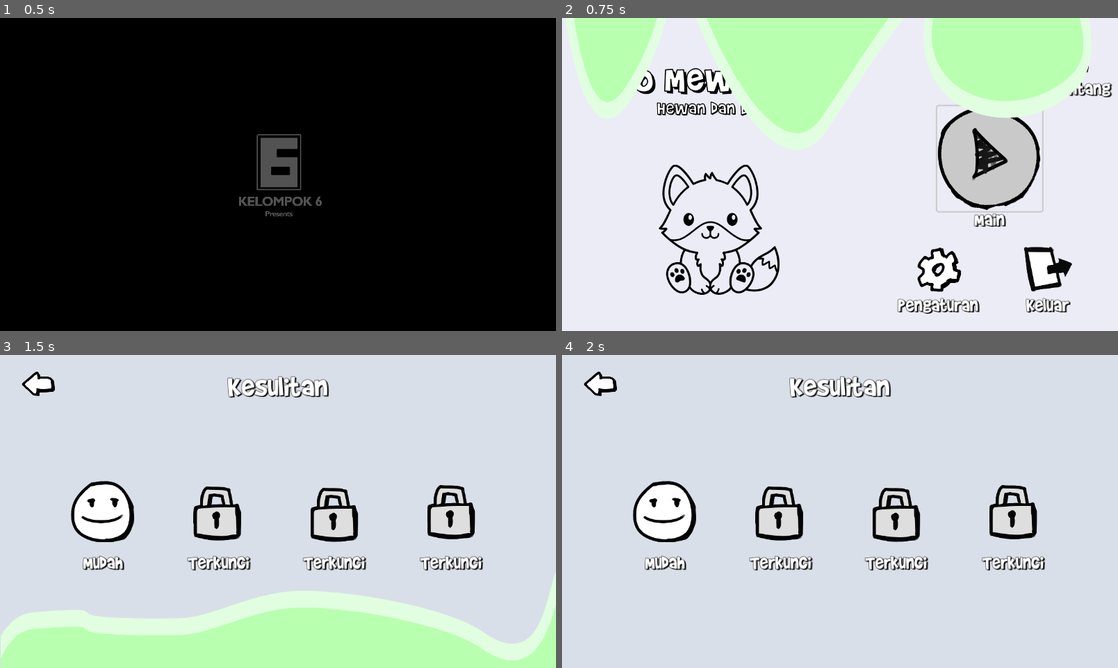
Above: before the commit, frames 1-4 (two rows, left to right).
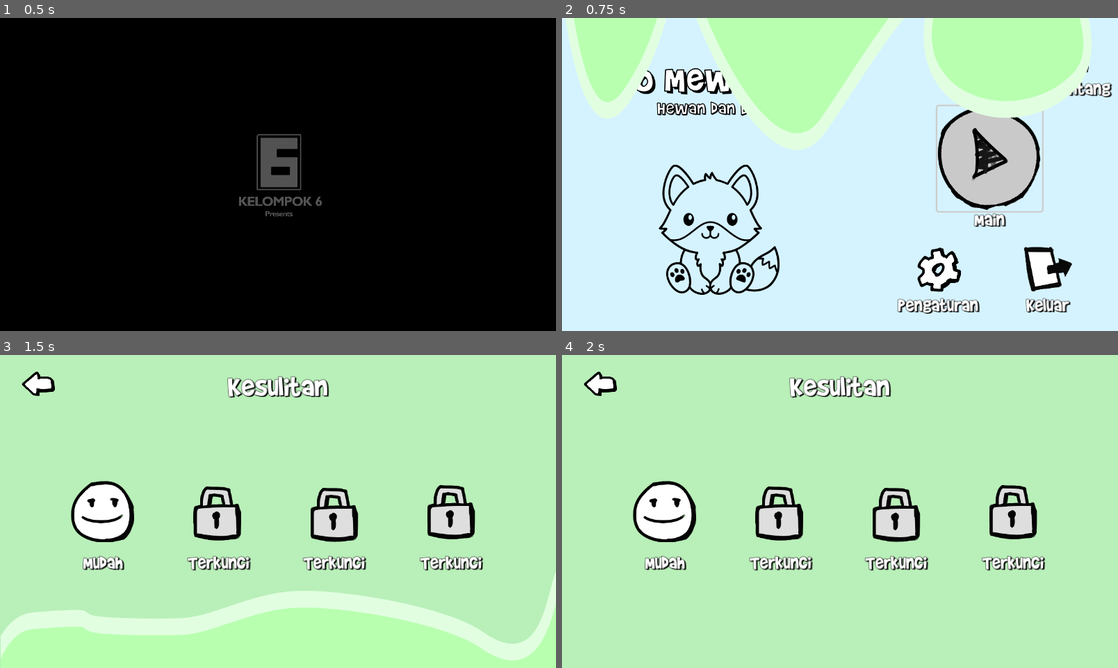
Above: after the commit, the same moments.

Repository: mziyadrahmani/Project-Tekmed-Kelompok-6
Game: Godot game, scene res://Mainmenu/splash.tscn
Two runs of this game, one before a commit and one after it. Both use one fixed random seed, a clock stepped at 60 frames per second and the inputs below. Sound files missing from this copy of the repository are replaced by a short silence.
Inputs (mouse positions are in pixels of both pictures, inside the frame that each line leads up to):
- Up to frame 1 (0.5 s): no input
- Up to frame 2 (0.75 s): tap Enter at 0.5 s; move the mouse to (962, 158) at 0.52 s; click (962, 158) at 0.67 s
- Up to frame 3 (1.5 s): click (428, 495) at 1.27 s
- Up to frame 4 (2 s): no input

Frame 1 is identical in both runs. In frame 3, 74% of the frame differs, in the area x 0-100%, y 0-100%; in frame 4, 92%.

Commit message:
added audio

Diff:
--- a/Mainmenu/Kesulitan/Kesulitan.tscn
+++ b/Mainmenu/Kesulitan/Kesulitan.tscn
@@ -22,7 +22,7 @@
 offset_top = -191.0
 offset_right = 1994.0
 offset_bottom = 911.0
-color = Color(0.85098, 0.87451, 0.909804, 1)
+color = Color(0.72549, 0.937255, 0.72549, 1)
 
 [node name="Label" type="Label" parent="."]
 layout_mode = 1
@@ -76,6 +76,7 @@
 texture = ExtResource("5_x760p")
 
 [node name="Label2" type="Label" parent="."]
+layout_mode = 0
 offset_left = 192.0
 offset_top = 450.0
 offset_right = 284.0
@@ -84,6 +85,7 @@
 text = "Mudah"
 
 [node name="Label3" type="Label" parent="."]
+layout_mode = 0
 offset_left = 433.0
 offset_top = 450.0
 offset_right = 572.0
@@ -93,6 +95,7 @@
 horizontal_alignment = 1
 
 [node name="Label4" type="Label" parent="."]
+layout_mode = 0
 offset_left = 699.0
 offset_top = 450.0
 offset_right = 838.0
@@ -102,6 +105,7 @@
 horizontal_alignment = 1
 
 [node name="Label5" type="Label" parent="."]
+layout_mode = 0
 offset_left = 968.0
 offset_top = 450.0
 offset_right = 1107.0
--- a/Mainmenu/Level/LevelEasy.tscn
+++ b/Mainmenu/Level/LevelEasy.tscn
@@ -21,7 +21,7 @@
 offset_top = -191.0
 offset_right = 1978.0
 offset_bottom = 911.0
-color = Color(0.85098, 0.87451, 0.909804, 1)
+color = Color(0.937255, 0.858824, 0.784314, 1)
 
 [node name="Label" type="Label" parent="."]
 layout_mode = 1
--- a/Mainmenu/Settings/Settings.gd
+++ b/Mainmenu/Settings/Settings.gd
@@ -15,3 +15,25 @@
 	transition_node.play()
 	await get_tree().create_timer(0.5).timeout
 	$LevelEasy.visible = true
+
+
+
+
+func _on_music_toggled(toggled_off):
+
+	Global.music = !Global.music
+	if Global.music == false :
+		print("Music_OFF")
+		AudioServer.set_bus_mute(AudioServer.get_bus_index("Music"), true)
+	else :
+		print("Music_ON")
+		AudioServer.set_bus_mute(AudioServer.get_bus_index("Music"), false)
+
+func _on_sfx_toggled(toggled_off):
+	Global.sfx = !Global.sfx
+	if Global.sfx == false :
+		print("sfx_OFF")
+		AudioServer.set_bus_mute(AudioServer.get_bus_index("SFX"), true)
+	else :
+		print("sfx_ON")
+		AudioServer.set_bus_mute(AudioServer.get_bus_index("SFX"), false)
--- a/Mainmenu/Settings/Settings.tscn
+++ b/Mainmenu/Settings/Settings.tscn
@@ -56,7 +56,7 @@
 theme_override_font_sizes/font_size = 71
 text = "Musik"
 
-[node name="CheckButton" type="CheckButton" parent="VBoxContainer/Label2"]
+[node name="Music" type="CheckButton" parent="VBoxContainer/Label2"]
 layout_mode = 1
 anchors_preset = 6
 anchor_left = 1.0
@@ -80,7 +80,7 @@
 text = "Efek Suara
 "
 
-[node name="CheckButton2" type="CheckButton" parent="VBoxContainer/Label3"]
+[node name="SFX" type="CheckButton" parent="VBoxContainer/Label3"]
 layout_mode = 1
 anchors_preset = 8
 anchor_left = 0.5
@@ -113,4 +113,6 @@
 theme = ExtResource("3_nv44d")
 theme_override_font_sizes/font_size = 59
 
+[connection signal="toggled" from="VBoxContainer/Label2/Music" to="." method="_on_music_toggled"]
+[connection signal="toggled" from="VBoxContainer/Label3/SFX" to="." method="_on_sfx_toggled"]
 [connection signal="button_up" from="Kembali" to="." method="_on_kembali_button_up"]
--- a/Mainmenu/mainmenu.gd
+++ b/Mainmenu/mainmenu.gd
@@ -8,7 +8,7 @@
 	$BGM.play()
 
 func _input(_event):
-	if Input.is_anything_pressed() :
+	if Input.is_mouse_button_pressed(MOUSE_BUTTON_LEFT) :
 		$Pop.play()
 
 
--- a/Mainmenu/mainmenu.tscn
+++ b/Mainmenu/mainmenu.tscn
@@ -95,7 +95,7 @@
 offset_top = -191.0
 offset_right = 1994.0
 offset_bottom = 911.0
-color = Color(0.92549, 0.92549, 0.968627, 1)
+color = Color(0.835294, 0.952941, 1, 1)
 
 [node name="Main" type="Control" parent="."]
 anchors_preset = 0
@@ -263,6 +263,7 @@
 [node name="Pop" type="AudioStreamPlayer" parent="."]
 stream = ExtResource("31_5fana")
 volume_db = 4.685
+bus = &"SFX"
 
 [connection signal="button_up" from="Main/Button" to="Main" method="_on_button_button_up"]
 [connection signal="button_up" from="Exclamation/Button" to="Exclamation" method="_on_button_button_up"]
--- a/project.godot
+++ b/project.godot
@@ -15,6 +15,10 @@
 config/features=PackedStringArray("4.2", "GL Compatibility")
 config/icon="res://icon.svg"
 
+[autoload]
+
+Global="*res://global.gd"
+
 [display]
 
 window/size/viewport_width=1280
